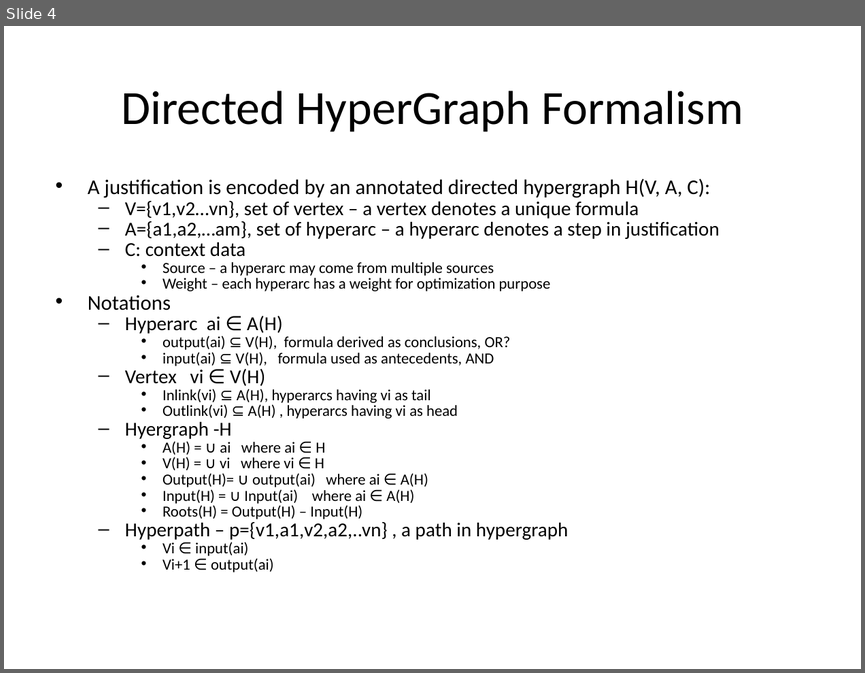
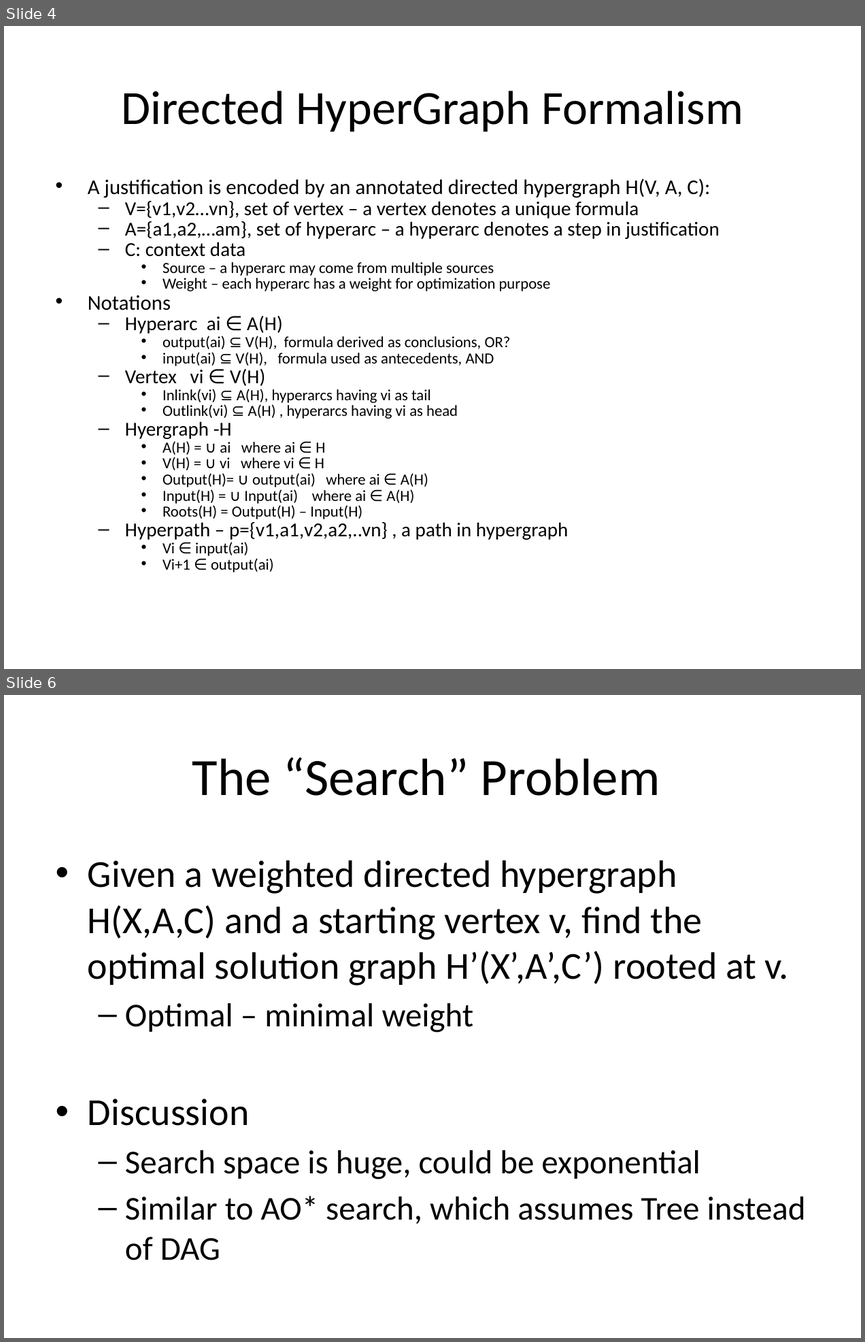
Before and after one commit to lidingpku/inference-web, a slide deck: trunk/iw3/doc/proof-combine.pptx. Shown one above the other, each under a label of ours: slide 4 before the commit, slides 4 and 6 after it; the slides between them are not shown. The pictures are 865x673 and 865x1342 pixels, drawn with LibreOffice and Linux fonts; fonts in the diff are those of the drawing. Boxes give left, top, right and bottom in pixels: in the first picture for what was removed or moved away, otherwise in the second. Text is boxed around its words. In the diff, an @@ line names an element or a change of style, - is before the commit and + after.

```diff
--- a/trunk/iw3/doc/proof-combine.pptx
+++ b/trunk/iw3/doc/proof-combine.pptx
@@ slide 6 added at [4,695,861,1338], background #FFFFFF @@
@@ title added at [192,757,660,796], 44 pt, text #000000 @@
+The “Search” Problem
@@ text added at [88,860,806,1260], 32 pt, text #000000 @@
+• Given a weighted directed hypergraph H(X,A,C) and a starting vertex v, find the optimal solution graph H’(X’,A’,C’) rooted at v.
+  – Optimal – minimal weight
+• Discussion
+  – Search space is huge, could be exponential
+  – Similar to AO* search, which assumes Tree instead of DAG
```
Also in this commit, not shown: 5 slides changed, 3 other slides added.
